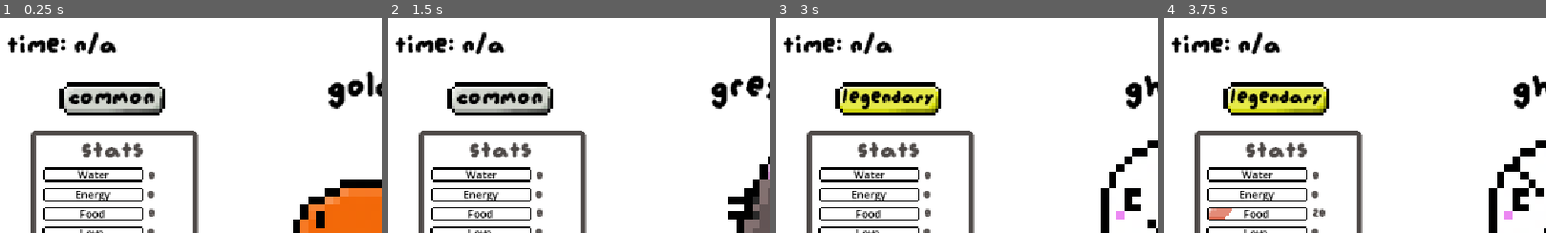
Above: before the commit, frames 1-4 (left to right).
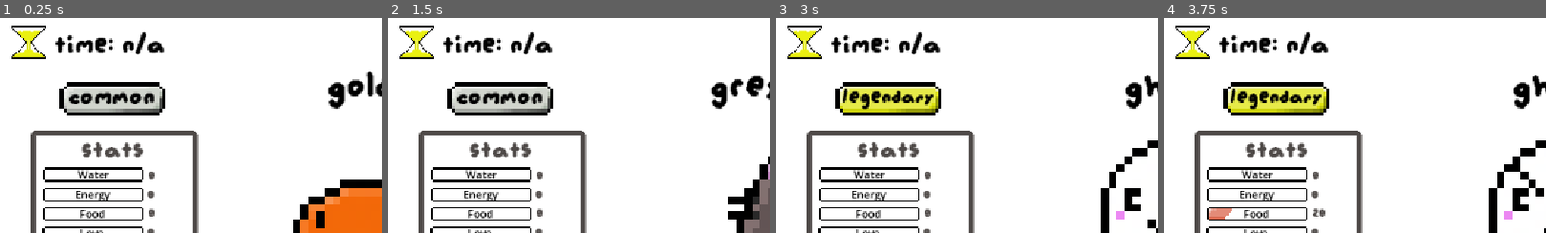
Above: after the commit, the same moments.

Repository: smallzdev/Tomagotchi-game
Game: Godot game, scene res://scenes/menus/main_game_scene.tscn
Same seed, same stepped clock (60 frames per second), same inputs: the game is played once before the commit and once after it. This scene is started directly instead of the project's main scene.
Inputs (mouse positions are % of the whole screen's width and height, from its top left):
- Up to frame 1 (0.25 s): no input
- Up to frame 2 (1.5 s): click (91, 14) at 0.5 s; click "Back" at 1.25 s
- Up to frame 3 (3 s): click (91, 35) at 2 s; click "Back" at 2.75 s
- Up to frame 4 (3.75 s): click "food" at 3.5 s
The pictures show only the part of the screen within x 1-51%, y 2-52%; the shares and areas given below are measured in that part.

The runs differ from the first frame. In frame 1, 2.5% of the frame differs, in the area x 2-44%, y 3-20%; in frame 2, 2.5%; in frame 3, 2.5%; in frame 4, 2.5%.

Commit message:
Hardcore TIme
Worked on hardcore mode, mainly getting the timer and score part to work.

It's not fully complete, but I'm commiting this so vic can edit the scripts i edited.

I also made a timer icon for the hardcore timer.

Diff:
--- /dev/null
+++ b/scenes/menus/hardcore_game_over.gd
@@ -0,0 +1,8 @@
+extends Label
+
+
+# Called when the node enters the scene tree for the first time.
+func _ready() -> void:
+	var scoreLabel = $"."
+	scoreLabel.text = "Score: " + str(Global.score) + "
+	High Score: " + str(Global.hardcoreHighScore)
--- a/hardcore_gameover.tscn
+++ b/scenes/menus/hardcore_gameover.tscn
@@ -2,6 +2,7 @@
 
 [ext_resource type="FontFile" uid="uid://dyibl4resr8wn" path="res://Resources/font/augiepixel.ttf" id="1_kvcsj"]
 [ext_resource type="Script" uid="uid://dhismqn5ngu3j" path="res://scripts/menu_button.gd" id="2_nfs5h"]
+[ext_resource type="Script" uid="uid://c53ien0stsk0v" path="res://scenes/menus/hardcore_game_over.gd" id="3_jrs8y"]
 
 [sub_resource type="CanvasTexture" id="CanvasTexture_1kjw7"]
 specular_color = Color(0.95686275, 0.95686275, 0.95686275, 1)
@@ -104,3 +105,15 @@
 theme_override_styles/hover = SubResource("StyleBoxFlat_jhi4d")
 text = "replay"
 script = ExtResource("2_nfs5h")
+
+[node name="scoreLabel" type="Label" parent="." unique_id=127619922]
+offset_left = 28.0
+offset_top = 570.0
+offset_right = 206.0
+offset_bottom = 631.0
+theme_override_colors/font_color = Color(0, 0, 0, 1)
+theme_override_fonts/font = ExtResource("1_kvcsj")
+theme_override_font_sizes/font_size = 29
+text = "Score: N/A
+Highscore: N/A"
+script = ExtResource("3_jrs8y")
--- a/scenes/menus/main_game_scene.tscn
+++ b/scenes/menus/main_game_scene.tscn
@@ -24,6 +24,7 @@
 [ext_resource type="Texture2D" uid="uid://b64t62s47vcjg" path="res://Resources/InUse/TamagotchiCustomAssets/pets/spider.png" id="18_r20aw"]
 [ext_resource type="Texture2D" uid="uid://ctjk7wurvnlqb" path="res://Resources/InUse/TamagotchiCustomAssets/colouredtitles.png" id="22_51xs6"]
 [ext_resource type="Script" uid="uid://vkw0s1vjtplq" path="res://scenes/menus/rarity.gd" id="23_ahvjs"]
+[ext_resource type="Texture2D" uid="uid://oqwl2qoj1ien" path="res://Resources/InUse/TamagotchiCustomAssets/timericon.png" id="25_xgfuv"]
 
 [sub_resource type="CanvasTexture" id="CanvasTexture_sy1ir"]
 specular_color = Color(0.95686275, 0.95686275, 0.95686275, 1)
@@ -1185,19 +1186,31 @@
 wait_time = 2.0
 autostart = true
 
-[node name="HardcoreScoreTimer" type="Timer" parent="." unique_id=1576465864]
+[node name="HardcoreDecreaseStatsTimer" type="Timer" parent="." unique_id=1576465864]
 autostart = true
 
 [node name="HarcoreScoreLabel" type="Label" parent="." unique_id=1696041550]
-offset_left = 27.0
+offset_left = 99.0
 offset_top = 35.0
-offset_right = 108.0
+offset_right = 267.0
 offset_bottom = 78.0
 theme_override_colors/font_color = Color(0, 0, 0, 1)
 theme_override_fonts/font = ExtResource("4_ymjn7")
 theme_override_font_sizes/font_size = 44
 text = "Time: N/a"
 
+[node name="TextureRect" type="TextureRect" parent="." unique_id=1158774084]
+texture_filter = 1
+offset_left = 28.0
+offset_top = 22.0
+offset_right = 68.0
+offset_bottom = 62.0
+scale = Vector2(1.5, 1.5)
+texture = ExtResource("25_xgfuv")
+
+[node name="HardcoreScore" type="Timer" parent="." unique_id=169801338]
+autostart = true
+
 [connection signal="input_event" from="Area2D" to="Area2D" method="petting_love"]
 [connection signal="timeout" from="Timer" to="petsButton" method="_on_5s_timer_timeout"]
 [connection signal="timeout" from="HardcoreTimer" to="petsButton" method="_on_hardcore_timer_timeout"]
--- a/scripts/global.gd
+++ b/scripts/global.gd
@@ -24,8 +24,11 @@
 var pet8owned = false # Pet 8 - "Baby Chicken"
 var pet9owned = true
 
+#hardcore variables
 # hardcore mode toggle
 var hardcore = false
+var hardcoreHighScore = 0
+var hardcoreTimer = 0
 
 var hatched = false
 
--- a/scripts/main_game_buttons.gd
+++ b/scripts/main_game_buttons.gd
@@ -1,4 +1,7 @@
 extends Button
+
+# timer
+@onready var HardcoreTimerLabel = $"../HarcoreScoreLabel"
 
 # stat bars and text
 @onready var statText = %statTextLabel
@@ -228,6 +231,11 @@
 			Global.energy -= 5
 		statUpdate()
 		spriteAnimation()
+# going to be a 1s timer
+func placeHolderTimerVarUntilVicFinished() -> void:
+	Global.hardcoreTimer += 1
+	HardcoreTimerLabel.text = "Time: " + str(Global.hardcoreTimer)
+
 
 func _on_hardcore_timer_timeout() -> void:
 	if Global.hardcore == true:
@@ -240,6 +248,12 @@
 			Global.love -= 5
 		if Global.energy > 0:
 			Global.energy -= 5
+
+		if Global.hardcoreTimer == 1:
+			if Global.food >= 0 or Global.water >= 0 or Global.energy >= 0 or Global.love >= 0:
+				if Global.hardcoreTimer > Global.hardcoreHighScore:
+					Global.hardcoreHighScore = Global.hardcoreTimer
+				get_tree().call_deferred("change_scene_to_file", "res://scenes/menus/hardcore_gameover.tscn")
 		statUpdate()
 		spriteAnimation()
 
Binary file added: Resources/InUse/TamagotchiCustomAssets/timericon.png
Not shown, added: Resources/InUse/TamagotchiCustomAssets/timericon.png.import
Not shown, added: scenes/menus/hardcore_game_over.gd.uid
Not shown, added: Resources/InUse/TamagotchiCustomAssets/ArtCreationFiles/timer.piskel
